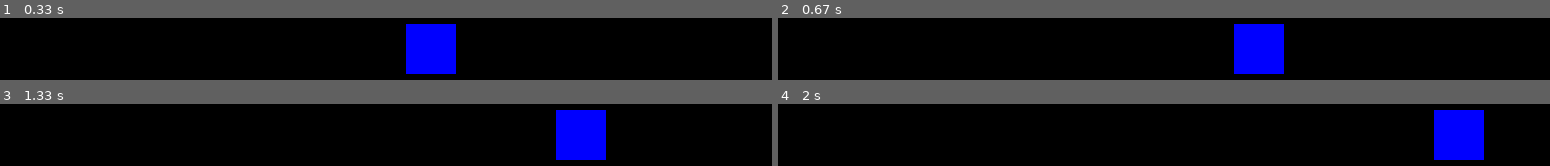
Above: before the commit, frames 1-4 (two rows, left to right).
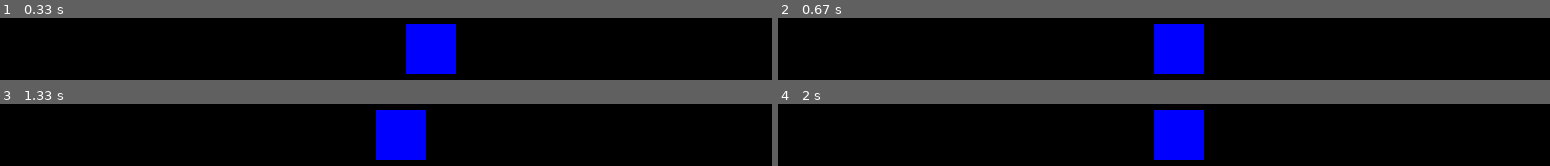
Above: after the commit, the same moments.

Repository: alanbontoft/FirstPygame
Game: pygame game, started from game.py
The game is run twice, just before and just after one commit, with the same random seed, the same clock (stepped at 60 frames per second) and the same inputs.
Inputs (mouse positions are in pixels of both pictures, inside the frame that each line leads up to):
- Up to frame 1 (0.33 s): no input
- Up to frame 2 (0.67 s): click (1164, 49) at 0.38 s
- Up to frame 3 (1.33 s): click (outside the picture) at 0.72 s; click (outside the picture) at 1.05 s
- Up to frame 4 (2 s): click (outside the picture) at 1.38 s; click (outside the picture) at 1.72 s

Frame 1 is identical in both runs. In frame 2, 10% of the frame differs, in the area x 48-66%, y 9-91%; in frame 3, 10%; in frame 4, 10%.

Commit message:
change direction event added

Diff:
--- a/game.py
+++ b/game.py
@@ -28,6 +28,10 @@
         # close window event
         if event.type == pygame.QUIT:
             running = False
+
+        # change direction on mouse click
+        if event.type == pygame.MOUSEBUTTONDOWN:
+            player.forward = not player.forward
     # Update
     all_sprites.update()
     # Draw/render
